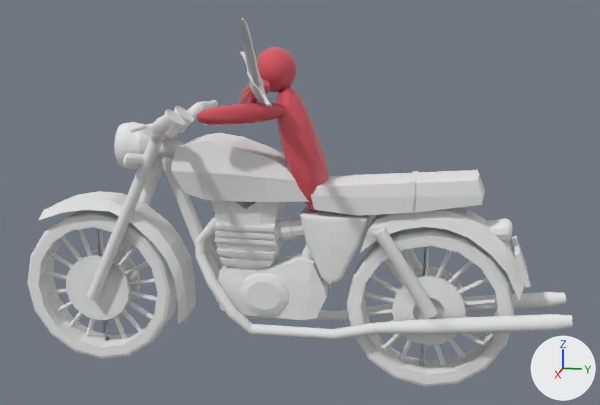
Two versions of the OBJ model Resources/bossbikAt/bossbikAt.obj, one commit apart.
Rendered twice from a 50 mm camera at (11.11, 3.68, 4.61) aimed at (0.73, 1.61, 2.01). The lights are fixed; the arrows at lower right show +X, +Y and +Z. Where no turn or scale is listed for an object, it has been applied to the vertices. Vertices at the same position are counted once.

Names of what the first picture shows: 'Engine_1_Cube.001', 'Engine_2_Cube.001', 'Engine_3_Cube.001', 'Exhaust_right_Cylinder.001', 'Front_water_Cube.001', 'Front_wheel_Cylinder.001', 'Front_wheel_inside_Cylinder.001', 'Gas_Tank_Cube.001', 'Rear_water_Cube.001', 'Rear_wheel_Cylinder.001', 'Seat_Cube.002', '球_球.001', '立方体.005', '立方体.006', '立方体.007'.
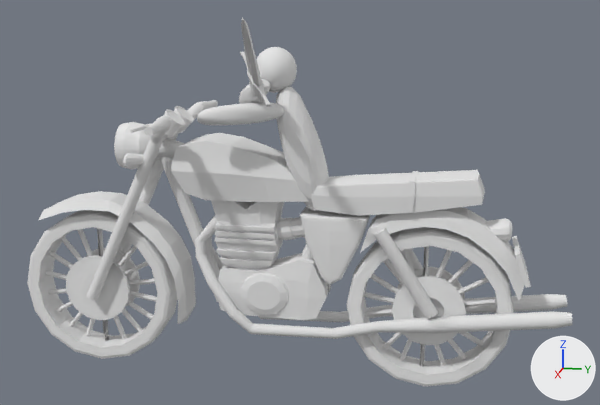
The change in detail:
Material 'None.002' (mat_none_002) is new.
Its base color is (0.8, 0.8, 0.8) (white #e7e7e7).
Its roughness is 1.0.
me_exhaust_right_cylinder_001 has 384 vertices, 734 faces and spans x 0.04..0.52, y -0.05..5.18, z -0.07..1.69.
me_exhaust_right_cylinder_001 is used by ob_exhaust_right_cylinder_001; location (0.0, 0.0, 0.0).
me_exhaust_right_cylinder_001 part 1: the whole mesh is turned 1.1 degrees about the z axis through the mesh origin.
me_球_球_001 has 2882 vertices, 5760 faces and spans x -0.327..0.327, y 0.83..1.41, z 3.36..3.972.
me_球_球_001 is used by ob_球_球_001; location (0.0, 0.0, 0.0).
me_球_球_001 part 2: 5760 faces spanning x -0.327..0.327, y 0.83..1.41, z 3.36..3.972 switch from mat_none (picture img_player_png) to mat_none_002 (white #e7e7e7).
me_立方体_005 has 146 vertices, 288 faces and spans x -0.38..0.4, y 1.12..1.87, z 1.74..3.45.
me_立方体_005 is used by ob_立方体_005; location (0.0, 0.0, 0.0).
me_立方体_005 part 3: 288 faces spanning x -0.38..0.4, y 1.12..1.87, z 1.74..3.45 switch from mat_none (picture img_player_png) to mat_none_002 (white #e7e7e7).
me_立方体_006 has 578 vertices, 1152 faces and spans x 0.254..0.858, y 0.245..1.312, z 2.987..3.274.
me_立方体_006 is used by ob_立方体_006; location (0.0, 0.0, 0.0).
me_立方体_006 part 4: 1152 faces spanning x 0.254..0.858, y 0.245..1.312, z 2.987..3.274 switch from mat_none (picture img_player_png) to mat_none_002 (white #e7e7e7).
me_立方体_007 has 578 vertices, 1152 faces and spans x -0.181..0.779, y 0.591..1.207, z 3.146..3.602.
me_立方体_007 is used by ob_立方体_007; location (0.0, 0.0, 0.0).
me_立方体_007 part 5: 1152 faces spanning x -0.181..0.779, y 0.591..1.207, z 3.146..3.602 switch from mat_none (picture img_player_png) to mat_none_002 (white #e7e7e7).

Where the change shows, as pixel boxes [x1, y1, x2, y2] in the pictures (600 x 405 px):
'Exhaust_right_Cylinder.001', mesh turned
    before: [195, 215, 573, 340]
    after: [195, 215, 573, 339]
part 2 of me_球_球_001, recoloured (red to white)
    both: [256, 47, 297, 93]
part 3 of me_立方体_005, recoloured (brown to grey)
    both: [276, 87, 329, 212]
part 4 of me_立方体_006, recoloured (red to grey)
    both: [197, 102, 284, 125]
part 5 of me_立方体_007, recoloured (brown to grey)
    both: [239, 79, 270, 104]
